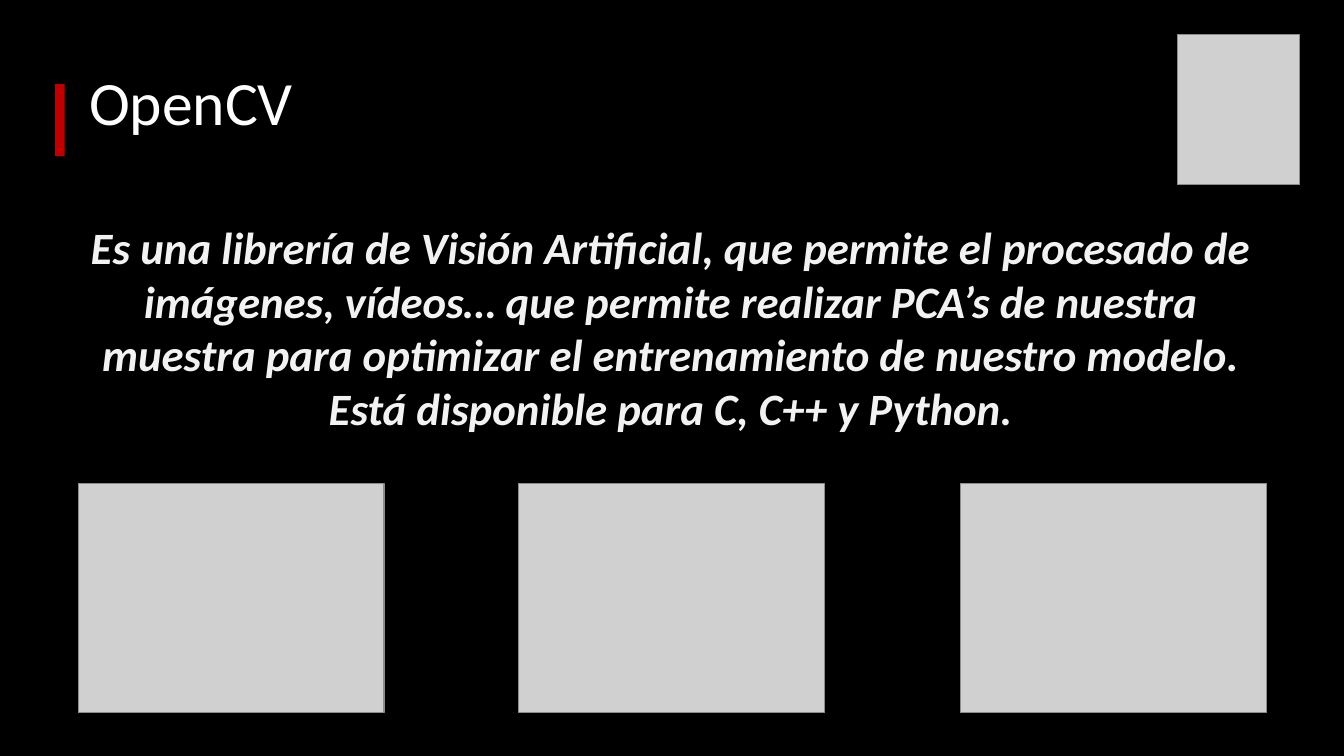
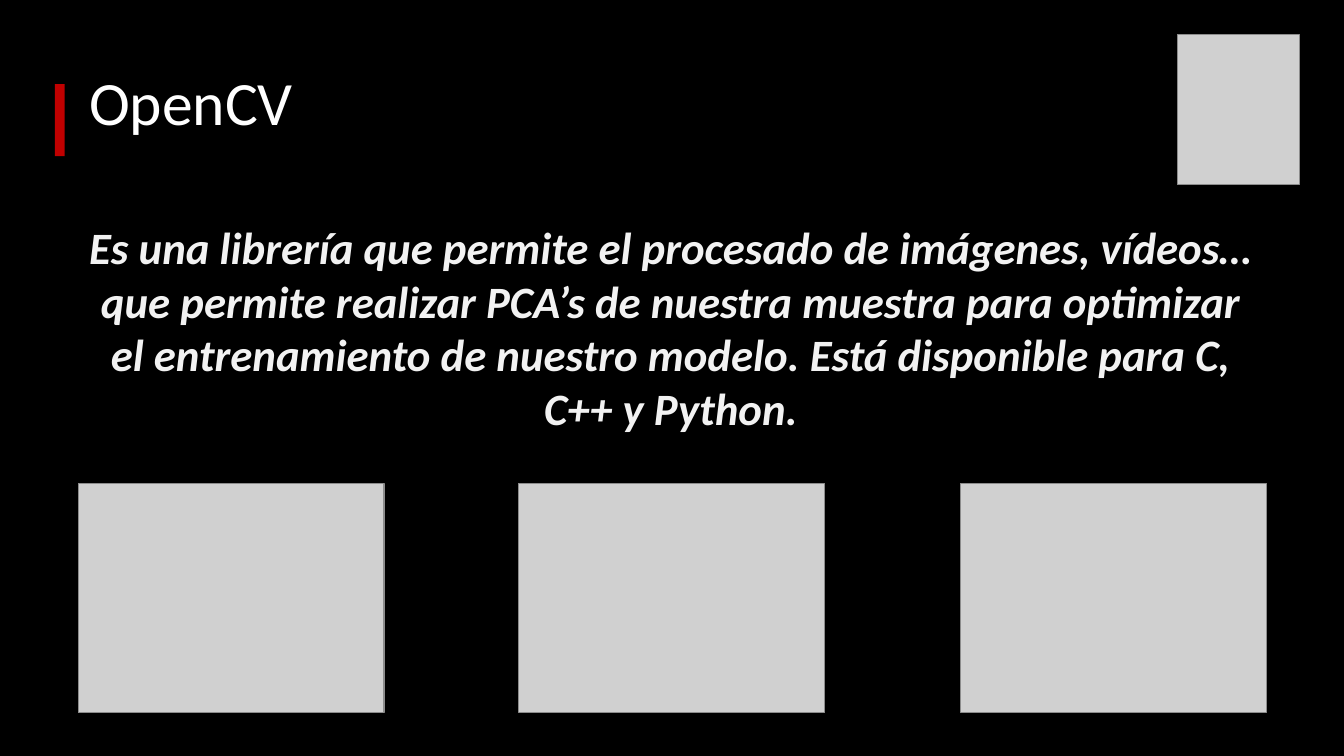
Before and after one commit to svalencia-romero/taller_opencv_thebridge_09_23, a slide deck: slide 4 of Presentacion_OpenCV.pptx (slide 6 before the commit). Drawn at 1344x756 pixels with LibreOffice and Linux fonts; fonts in the diff are those of the drawing; grey boxes stand for pictures. Boxes give left, top, right and bottom in pixels: in the first picture for what was removed or moved away, otherwise in the second. Text is boxed around its words. In the diff, an @@ line names an element or a change of style, - is before the commit and + after.

```diff
--- a/Presentacion_OpenCV.pptx
+++ b/Presentacion_OpenCV.pptx
@@ text at (x1=89, y1=232, x2=1252, y2=432): text changed @@
-Es una librería de Visión Artificial, que permite el procesado de imágenes, vídeos… que permite realizar PCA’s de nuestra muestra para optimizar el entrenamiento de nuestro modelo. Está disponible para C, C++ y Python.
+Es una librería que permite el procesado de imágenes, vídeos… que permite realizar PCA’s de nuestra muestra para optimizar el entrenamiento de nuestro modelo. Está disponible para C, C++ y Python.
```
Also in this commit, not shown: 3 other slides changed, 1 slide added, 7 other files.
